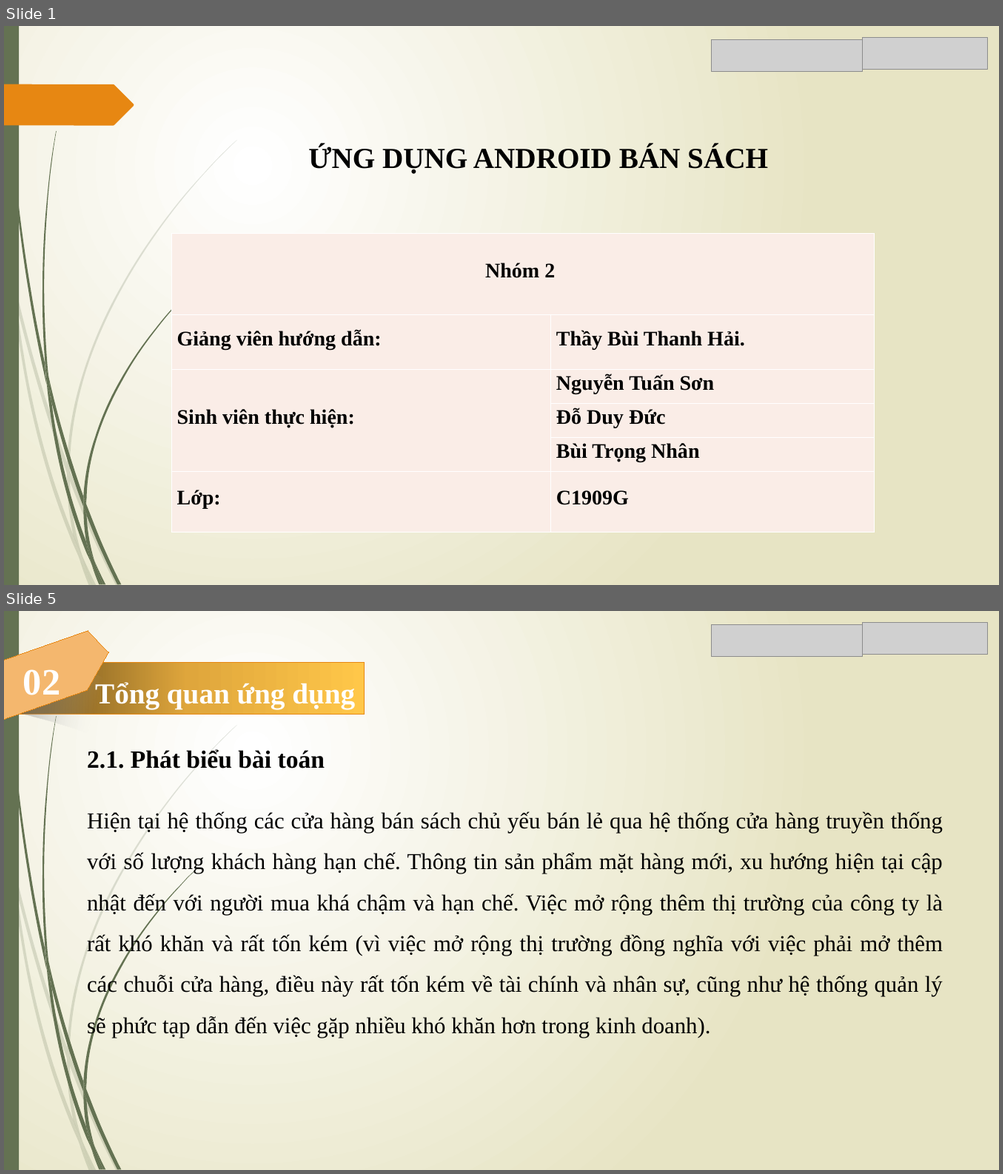
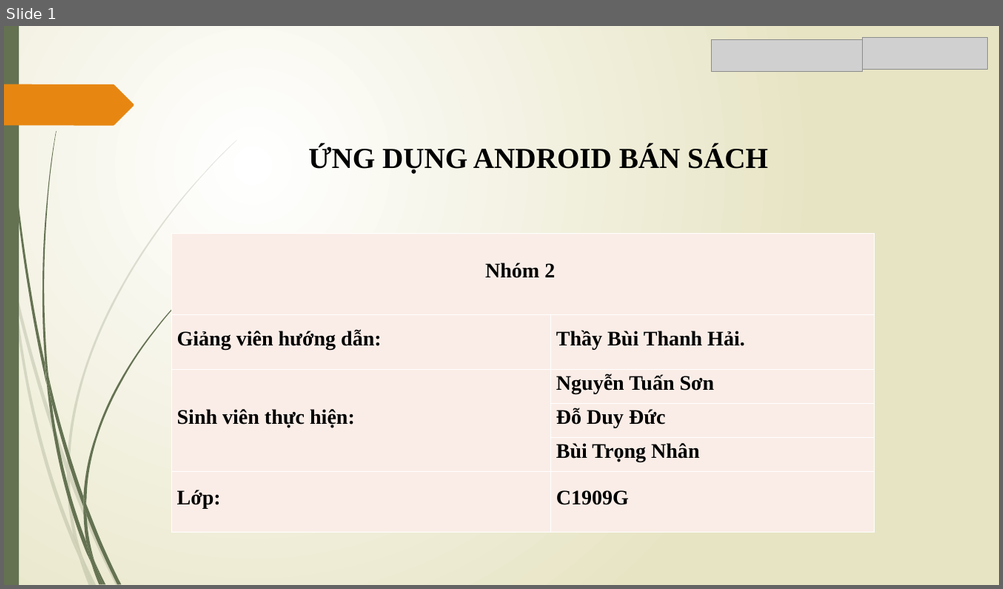
Before and after one commit to Trong-Nhan/Do_An_Ky_Cuoi, a slide deck: Slide Đồ Án.pptx. Shown one above the other, each under a label of ours: slides 1 and 5 before the commit, slide 1 after it; the slides between them are not shown. The pictures are 1003x1174 and 1003x589 pixels, drawn with LibreOffice and Linux fonts; fonts in the diff are those of the drawing; grey boxes stand for pictures. Boxes give left, top, right and bottom in pixels: in the first picture for what was removed or moved away, otherwise in the second. Text is boxed around its words. In the diff, an @@ line names an element or a change of style, - is before the commit and + after.

Commit message:
commit
chỉnh sửa lại slide lại cho ngắn gọn, đủ nói trong 10 phút trình bày, chỉnh sửa lại các sơ đồ trong slide cho chính xác

```diff
--- a/Slide Đồ Án.pptx
+++ b/Slide Đồ Án.pptx
@@ slide 5 removed at [4,611,999,1170], background gradient #FFFFFF to #E8E6C4; not listed: 24 template elements that a slide beside it also shows @@
@@ freeform shape removed at [4,630,108,719] @@
@@ picture removed at [711,624,862,657] @@
@@ picture removed at [862,623,988,655] @@
@@ freeform shape removed at [4,658,162,761] @@
@@ rectangle removed at [11,663,365,715] @@
-Tổng quan ứng dụng
@@ text removed at [23,669,60,703] @@
-02
@@ text removed at [87,749,324,769] @@
-2.1. Phát biểu bài toán
@@ text removed at [87,812,942,1038] @@
-Hiện tại hệ thống các cửa hàng bán sách chủ yếu bán lẻ qua hệ thống cửa hàng truyền thống với số lượng khách hàng hạn chế. Thông tin sản phẩm mặt hàng mới, xu hướng hiện tại cập nhật đến với người mua khá chậm và hạn chế. Việc mở rộng thêm thị trường của công ty là rất khó khăn và rất tốn kém (vì việc mở rộng thị trường đồng nghĩa với việc phải mở thêm các chuỗi cửa hàng, điều này rất tốn kém về tài chính và nhân sự, cũng như hệ thống quản lý sẽ phức tạp dẫn đến việc gặp nhiều khó khăn hơn trong kinh doanh).
```
Also in this commit, not shown: 48 other slides removed, 2 other files.
